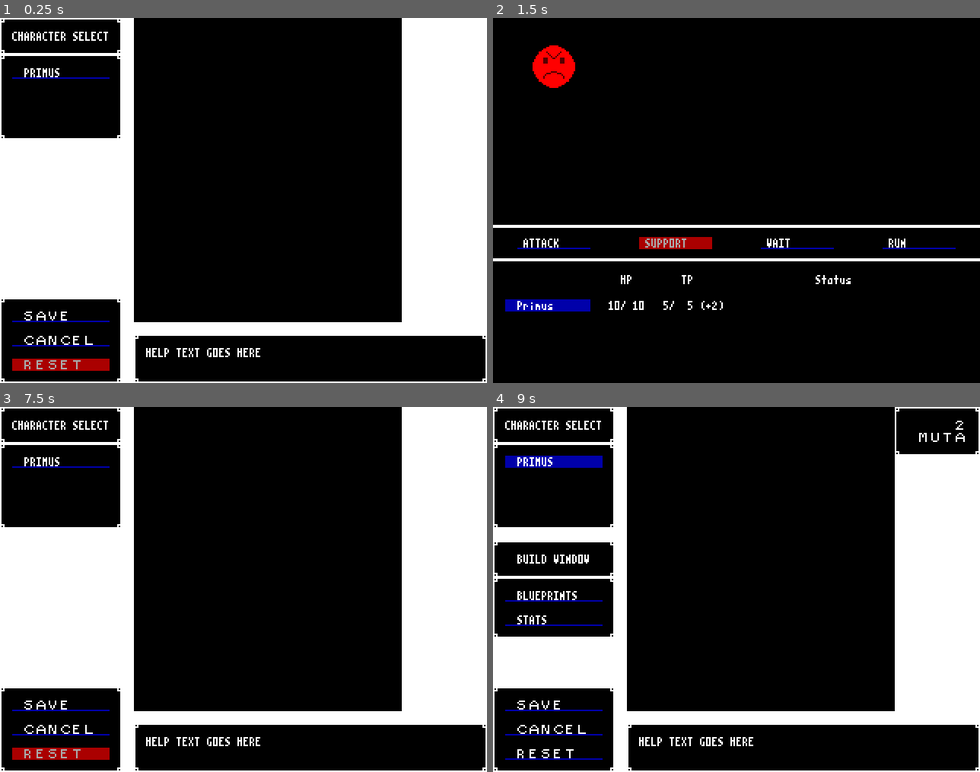
Above: before the commit, frames 1-4 (two rows, left to right).
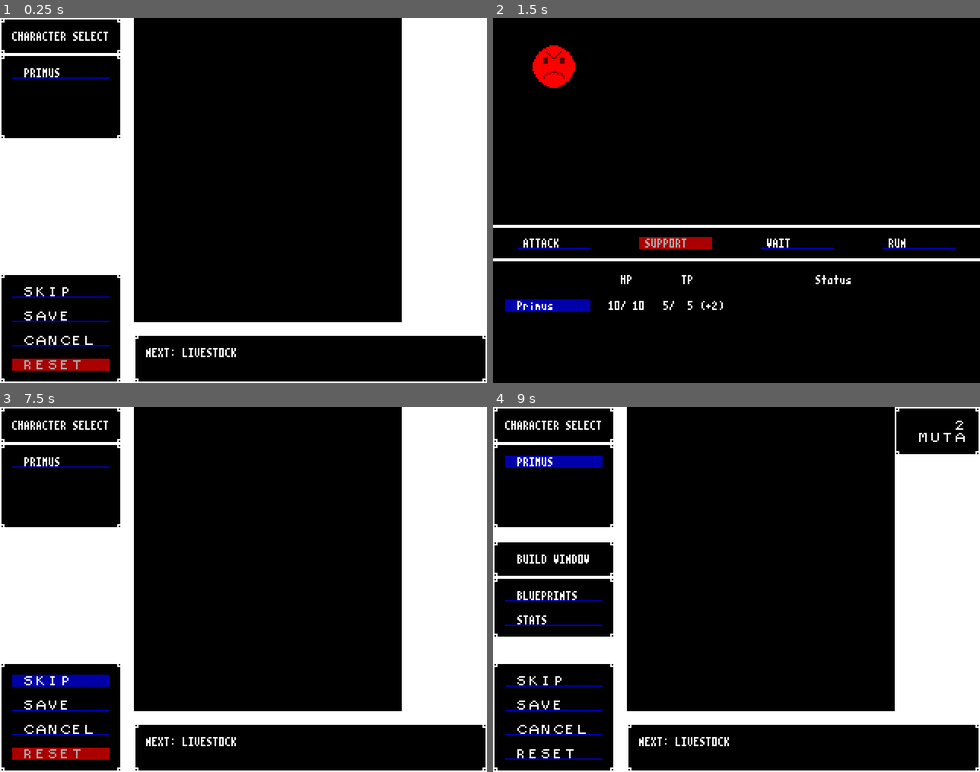
Above: after the commit, the same moments.

Repository: BeamBrain1/Morphose
Game: Godot game, scene res://Scenes/Global/root.tscn
Two runs of this game, one before a commit and one after it. Both use one fixed random seed, a clock stepped at 60 frames per second and the inputs below.
Inputs (mouse positions are in pixels of both pictures, inside the frame that each line leads up to):
- Up to frame 1 (0.25 s): no input
- Up to frame 2 (1.5 s): click "CANCEL" at 0.5 s; tap Enter at 1.25 s; move the mouse to (843, 182) at 1.27 s; click (843, 182) at 1.35 s
- Up to frame 3 (7.5 s): click "ATTACK" at 2 s; click "WAIT" at 2.75 s; tap Space at 3.5, 5.75 s; move the mouse to (146, 607) at 3.52 s; click (146, 607) at 3.6 s; tap Enter at 4.25 s; move the mouse to (292, 509) at 4.27 s; click (292, 509) at 4.35 s; click "RUN" at 5 s; move the mouse to (219, 662) at 5.77 s; click (219, 662) at 5.85 s; click "Prepare For Next Battle" at 6.5 s; click (58, 680) at 7.25 s, where only the run after the commit has a clickable "SKIP"
- Up to frame 4 (9 s): click (551, 680) at 8 s, where only the run after the commit has a clickable "SKIP"; click "PRIMUS" at 8.75 s

The runs differ from the first frame. In frame 1, 1.8% of the frame differs, in the area x 0-54%, y 70-93%; in frame 2, nothing differs; in frame 3, 1.8%; in frame 4, 1.8%.
Error after the commit: Invalid type in function 'getEncounterBioEnergyValue' in base 'Node (EncounterTable.gd)'. Cannot convert argument 1 from int to Array. (res://Scenes/Global/roo…

Commit message:
daily update

Diff:
--- a/Scenes/Battle/Combatant.gd
+++ b/Scenes/Battle/Combatant.gd
@@ -9,6 +9,8 @@
 const MAX_STATUS_EFFECT_STACKS: int = 5
 const BASE_ACCURACY = 80
 const BASE_CRIT_RATE = 5
+
+const STATUS_STACK_DEFAULT_MULTIPLIER: float = 0.2
 
 var name: String = "[NO DATA]"
 var max_hp: int = 1
@@ -107,23 +109,23 @@
 
 
 func getStatusEffectAdjustedAttack() -> int:
-	return floori(attack * (1 + sharpened_stacks * 0.15))
+	return floori(attack * (1 + sharpened_stacks * STATUS_STACK_DEFAULT_MULTIPLIER))
 
 
 func getStatusEffectAdjustedDefense() -> int:
-	return floori(defense * (1 + hardened_stacks * 0.15))
+	return floori(defense * (1 + hardened_stacks * STATUS_STACK_DEFAULT_MULTIPLIER))
 
 
 func getStatusEffectAdjustedSenses() -> int:
-	return floori(senses * (1 + keen_stacks * 0.15))
+	return floori(senses * (1 + keen_stacks * STATUS_STACK_DEFAULT_MULTIPLIER))
 
 
 func getStatusEffectAdjustedSpeed() -> int:
-	return floori(speed * (1 + energized_stacks * 0.15))
+	return floori(speed * (1 + energized_stacks * STATUS_STACK_DEFAULT_MULTIPLIER))
 
 
 func getStatusEffectAdjustedTPRegen() -> int:
-	return maxi(0, ceili((0.15 * focused_stacks + 1) * getBaseTPRegen()))
+	return maxi(0, ceili((STATUS_STACK_DEFAULT_MULTIPLIER * focused_stacks + 1) * getBaseTPRegen()))
 
 
 func getBaseTPRegen() -> int:
--- a/Scenes/Battle/EnemyCombatant.gd
+++ b/Scenes/Battle/EnemyCombatant.gd
@@ -1,5 +1,7 @@
 class_name EnemyCombatant
 extends Combatant
+
+var base_type: EnemyType
 
 const BASE_BIO_ENERGY_REWARD = 10
 
@@ -13,6 +15,7 @@
 	defense = enemy_type.defense
 	senses = enemy_type.senses
 	speed = enemy_type.speed
+	base_type = enemy_type
 
 	blueprints_attack = enemy_type.blueprints_attack
 	blueprints_support = enemy_type.blueprints_support
@@ -22,24 +25,7 @@
 # Determines how much bio-energy this combatant awards upon defeat
 # Determined by combined stats and value of installed blueprints
 func getBioEnergyReward() -> int:
-	var blueprint_value: int = mostExpensiveBlueprintValue()
-
-	var stat_average: int = (max_hp + max_tp) / 4
-
-	for stat in [GlobalProgramData.COMBAT_STAT.ATTACK, GlobalProgramData.COMBAT_STAT.DEFENSE, GlobalProgramData.COMBAT_STAT.SENSES, GlobalProgramData.COMBAT_STAT.SPEED]:
-		stat_average += getStatFromEnumType(stat)
-
-	stat_average /= 6
-
-	var stat_value = 0
-
-	for i in range(stat_average):
-		stat_value += i
-
-	stat_value *= 6
-
-	return BASE_BIO_ENERGY_REWARD + ceili(float(stat_value + blueprint_value)) / 4	# Temporary formula for current build
-	#return maxi(1, ceili(float(stat_value + blueprint_value)) / 4)
+	return base_type.getBioEnergyValue()
 
 
 func getStatFromEnumType(stat: GlobalProgramData.COMBAT_STAT) -> int:
--- a/Scenes/CharBuild/UI/WindowBase.tscn
+++ b/Scenes/CharBuild/UI/WindowBase.tscn
@@ -127,17 +127,38 @@
 text = "  STATS"
 
 [node name="DialogExitScreen" parent="." unique_id=1274019551 instance=ExtResource("1_q8est")]
-offset_top = 184.0
+offset_top = 168.0
 offset_right = 80.0
 offset_bottom = 240.0
 expand_programmatically = false
 
+[node name="ButtonSkip" type="Button" parent="DialogExitScreen" unique_id=1251604811]
+layout_mode = 0
+offset_left = 8.0
+offset_top = 8.0
+offset_right = 72.0
+offset_bottom = 16.0
+theme = SubResource("Theme_ba66s")
+theme_override_colors/font_color = Color(1, 1, 1, 1)
+theme_override_colors/font_focus_color = Color(1, 1, 1, 1)
+theme_override_colors/font_hover_color = Color(1, 1, 1, 1)
+theme_override_colors/font_disabled_color = Color(0.6666667, 0.6666667, 0.6666667, 1)
+theme_override_fonts/font = ExtResource("6_0s7e1")
+theme_override_font_sizes/font_size = 8
+theme_override_styles/normal = SubResource("StyleBoxTexture_y1m00")
+theme_override_styles/pressed = ExtResource("8_f4qa5")
+theme_override_styles/hover = ExtResource("9_gkk13")
+theme_override_styles/disabled = ExtResource("10_jrur7")
+theme_override_styles/focus = SubResource("StyleBoxEmpty_5pkbu")
+text = " SKIP"
+alignment = 0
+
 [node name="ButtonSave" type="Button" parent="DialogExitScreen" unique_id=374946045]
 layout_mode = 0
 offset_left = 8.0
-offset_top = 8.0
-offset_right = 72.0
-offset_bottom = 16.0
+offset_top = 24.0
+offset_right = 72.0
+offset_bottom = 32.0
 theme = SubResource("Theme_ba66s")
 theme_override_colors/font_color = Color(1, 1, 1, 1)
 theme_override_colors/font_focus_color = Color(1, 1, 1, 1)
@@ -156,9 +177,9 @@
 [node name="ButtonCancel" type="Button" parent="DialogExitScreen" unique_id=21503095]
 layout_mode = 0
 offset_left = 8.0
-offset_top = 24.0
-offset_right = 72.0
-offset_bottom = 32.0
+offset_top = 40.0
+offset_right = 72.0
+offset_bottom = 48.0
 theme = SubResource("Theme_ba66s")
 theme_override_colors/font_color = Color(1, 1, 1, 1)
 theme_override_colors/font_focus_color = Color(1, 1, 1, 1)
@@ -178,9 +199,9 @@
 [node name="ButtonReset" type="Button" parent="DialogExitScreen" unique_id=341952657]
 layout_mode = 0
 offset_left = 8.0
-offset_top = 40.0
-offset_right = 72.0
-offset_bottom = 48.0
+offset_top = 56.0
+offset_right = 72.0
+offset_bottom = 64.0
 theme = SubResource("Theme_ba66s")
 theme_override_colors/font_color = Color(1, 1, 1, 1)
 theme_override_colors/font_focus_color = Color(1, 1, 1, 1)
@@ -204,21 +225,22 @@
 expand_programmatically = false
 
 [node name="LabelHelpText" type="Label" parent="DialogInfoPanel" unique_id=972219502]
-layout_mode = 0
-offset_left = 8.0
-offset_top = 8.0
-offset_right = 312.0
+visible = false
+layout_mode = 0
+offset_left = 8.0
+offset_top = 8.0
+offset_right = 224.0
 offset_bottom = 24.0
 theme_override_fonts/font = ExtResource("2_h8fae")
 theme_override_font_sizes/font_size = 8
-text = "HELP TEXT GOES HERE"
+text = "NEXT: "
 label_settings = ExtResource("3_vqe4v")
 autowrap_mode = 2
 
 [node name="Separator2" type="ColorRect" parent="." unique_id=270115455]
 offset_top = 152.0
 offset_right = 80.0
-offset_bottom = 184.0
+offset_bottom = 168.0
 
 [node name="Separator3" type="ColorRect" parent="." unique_id=1426432161]
 offset_left = 80.0
@@ -257,6 +279,7 @@
 
 [connection signal="tab_selected" from="DialogCharacterSelect/Body/TabHeaderList" to="." method="tabSelectedCharacter"]
 [connection signal="tab_selected" from="DialogBuildWindow/Body/TabHeaderList" to="." method="tabSelectedWindow"]
+[connection signal="pressed" from="DialogExitScreen/ButtonSkip" to="." method="_on_button_skip_pressed"]
 [connection signal="pressed" from="DialogExitScreen/ButtonSave" to="." method="_on_button_save_pressed"]
 [connection signal="pressed" from="DialogExitScreen/ButtonCancel" to="." method="_on_button_cancel_pressed"]
 [connection signal="pressed" from="DialogExitScreen/ButtonReset" to="." method="_on_button_reset_pressed"]
--- a/Scenes/CharBuild/UI/window_base.gd
+++ b/Scenes/CharBuild/UI/window_base.gd
@@ -2,9 +2,14 @@
 
 signal tab_selected_window
 signal tab_selected_character
+signal skip
 signal reset
 signal save
 signal cancel
+
+
+func _ready() -> void:
+	$DialogInfoPanel.displayText("NEXT: " + nextBattleEnemyList())
 
 
 func loadPartyMemberList(list: Array[PartyMember]) -> void:
@@ -34,3 +39,16 @@
 
 func _on_button_cancel_pressed() -> void:
 	emit_signal("cancel")
+
+
+func _on_button_skip_pressed() -> void:
+	emit_signal("skip")
+
+
+func nextBattleEnemyList() -> String:
+	var result: String = ""
+	for enemy in ActiveSaveData.getNextBattle():
+		if result != "":
+			result += " "
+		result += enemy.name.to_upper()
+	return result
--- a/Scenes/Controllers/ControllerBattle.gd
+++ b/Scenes/Controllers/ControllerBattle.gd
@@ -76,7 +76,6 @@
 func battleWon() -> void:
 	$BattleMessageDisplay.pushBattleMessage("You win!\nReceived " + str(victoryMuta()) + " Muta. Build your party up for the next battle!")
 	ActiveSaveData.awardMuta(victoryMuta())
-	ActiveSaveData.current_battle += 1
 	battle_won = true
 	await showBattleMessages(true)
 
--- a/Scenes/Controllers/ControllerBuildCharacter.tscn
+++ b/Scenes/Controllers/ControllerBuildCharacter.tscn
@@ -25,6 +25,7 @@
 [connection signal="cancel" from="WindowBase" to="." method="cancel"]
 [connection signal="reset" from="WindowBase" to="." method="resetActiveCharacter"]
 [connection signal="save" from="WindowBase" to="." method="save"]
+[connection signal="skip" from="WindowBase" to="." method="_on_window_base_skip"]
 [connection signal="tab_selected_character" from="WindowBase" to="." method="partyMemberTabSelected"]
 [connection signal="tab_selected_window" from="WindowBase" to="." method="buildWindowSelected"]
 [connection signal="blueprint_lists_modified" from="WindowBlueprintManager" to="." method="updateAllDisplays"]
--- a/Scenes/Controllers/controller_build_character.gd
+++ b/Scenes/Controllers/controller_build_character.gd
@@ -105,3 +105,8 @@
 
 func cancel() -> void:
 	root.setActiveController("Battle")
+
+
+# Skip upcoming battle
+func _on_window_base_skip() -> void:
+	root.skipBattle()
--- a/Scenes/Global/ActiveSaveData.gd
+++ b/Scenes/Global/ActiveSaveData.gd
@@ -24,3 +24,7 @@
 static func awardMuta(muta: int) -> void:
 	for member in party_members:
 		member.bio_energy += muta
+
+
+static func getNextBattle() -> Array:
+	return EncounterTable.getEncounterAtIndex(current_battle)
--- a/Scenes/Global/Constructs/EnemyType.gd
+++ b/Scenes/Global/Constructs/EnemyType.gd
@@ -1,2 +1,34 @@
 class_name EnemyType
 extends Morphose
+
+const BASE_BIO_ENERGY_REWARD: int = 10
+
+# Return the Muta value of the enemy upon its defeat
+func getBioEnergyValue() -> int:
+	var blueprint_value: int = mostExpensiveBlueprintValue()
+
+	var stat_average: int = (hp + tech_points) / 4
+
+	for stat in [GlobalProgramData.COMBAT_STAT.ATTACK, GlobalProgramData.COMBAT_STAT.DEFENSE, GlobalProgramData.COMBAT_STAT.SENSES, GlobalProgramData.COMBAT_STAT.SPEED]:
+		stat_average += getStatFromEnumType(stat)
+
+	stat_average /= 6
+
+	var stat_value = 0
+
+	for i in range(stat_average):
+		stat_value += i
+
+	stat_value *= 6
+
+	return BASE_BIO_ENERGY_REWARD + ceili(float(stat_value + blueprint_value)) / 4	# Temporary formula for current build
+	#return maxi(1, ceili(float(stat_value + blueprint_value)) / 4)
+
+
+func mostExpensiveBlueprintValue() -> int:
+	var result: int = 0
+	for blueprint in allBlueprints():
+		if blueprint.bio_energy_cost > result:
+			result = blueprint.bio_energy_cost
+
+	return result
--- a/Scenes/Global/Constructs/Morphose.gd
+++ b/Scenes/Global/Constructs/Morphose.gd
@@ -40,3 +40,32 @@
 
 func installBlueprintByNameAndTier(bp_name: String, bp_tier: int) -> void:
 	installBlueprint(Blueprint.getBlueprintFromGlobalList(bp_name, bp_tier))
+
+
+func getStatFromEnumType(stat: GlobalProgramData.COMBAT_STAT) -> int:
+	if stat == GlobalProgramData.COMBAT_STAT.HP:
+		return hp
+	if stat == GlobalProgramData.COMBAT_STAT.ATTACK:
+		return attack
+	if stat == GlobalProgramData.COMBAT_STAT.DEFENSE:
+		return defense
+	if stat == GlobalProgramData.COMBAT_STAT.SENSES:
+		return senses
+	if stat == GlobalProgramData.COMBAT_STAT.SPEED:
+		return speed
+	if stat == GlobalProgramData.COMBAT_STAT.TECH_POINTS:
+		return tech_points
+	push_error("Unrecognized stat: " + str(stat))
+	return 0
+
+
+# Returns a list of all blueprints installed for this character
+func allBlueprints() -> Array:
+	var result = []
+	for blueprint in blueprints_attack:
+		result.append(blueprint)
+	for blueprint in blueprints_support:
+		result.append(blueprint)
+	for blueprint in blueprints_passive:
+		result.append(blueprint)
+	return result
--- a/Scenes/Global/Tables/EncounterTable.gd
+++ b/Scenes/Global/Tables/EncounterTable.gd
@@ -44,3 +44,10 @@
 # Mostly used for brevity. Get enemy by name
 static func enemy(name_in: String) -> EnemyType:
 	return EnemyTable.getEnemyByName(name_in)
+
+
+static func getEncounterBioEnergyValue(encounter: Array) -> int:
+	var result = 0
+	for enemy in encounter:
+		result += enemy.getBioEnergyValue()
+	return result
--- a/Scenes/Global/Tables/EnemyTable.gd
+++ b/Scenes/Global/Tables/EnemyTable.gd
@@ -11,6 +11,7 @@
 
 	table = {}
 
+	### FACTORY ###
 	var current_enemy = EnemyType.new()
 	current_enemy.name = "Livestock"
 	current_enemy.hp = 10
@@ -48,13 +49,14 @@
 	current_enemy.hp = 80
 	current_enemy.tech_points = 10
 	current_enemy.attack = 12
-	current_enemy.defense = 7
+	current_enemy.defense = 8
 	current_enemy.senses = 10
 	current_enemy.speed = 8
 	current_enemy.installBlueprintByNameAndTier("Claw", 1)
 	current_enemy.installBlueprintByNameAndTier("Hammer", 1)
 	addEnemyToTable(current_enemy)
 
+	### EARLY OVERWORLD ###
 	current_enemy = EnemyType.new()
 	current_enemy.name = "Darter"
 	current_enemy.hp = 10
@@ -91,24 +93,25 @@
 	current_enemy.installBlueprintByNameAndTier("Acid Spit", 1)
 	addEnemyToTable(current_enemy)
 
+	### CITY ###
 	current_enemy = EnemyType.new()
 	current_enemy.name = "Pyroid"
-	current_enemy.hp = 25
+	current_enemy.hp = 30
 	current_enemy.tech_points = 15
 	current_enemy.attack = 5
 	current_enemy.defense = 8
-	current_enemy.senses = 12
-	current_enemy.speed = 16
+	current_enemy.senses = 15
+	current_enemy.speed = 18
 	current_enemy.installBlueprintByNameAndTier("Flamejet", 1)
 	current_enemy.installBlueprintByNameAndTier("Napalm", 1)
 	addEnemyToTable(current_enemy)
 
 	current_enemy = EnemyType.new()
 	current_enemy.name = "Brute"
-	current_enemy.hp = 40
+	current_enemy.hp = 50
 	current_enemy.tech_points = 20
-	current_enemy.attack = 10
-	current_enemy.defense = 10
+	current_enemy.attack = 14
+	current_enemy.defense = 12
 	current_enemy.senses = 10
 	current_enemy.speed = 10
 	current_enemy.installBlueprintByNameAndTier("Chaingun", 1)
@@ -117,16 +120,43 @@
 
 	current_enemy = EnemyType.new()
 	current_enemy.name = "Gang Boss"
-	current_enemy.hp = 120
+	current_enemy.hp = 150
 	current_enemy.tech_points = 30
-	current_enemy.attack = 13
-	current_enemy.defense = 12
+	current_enemy.attack = 16
+	current_enemy.defense = 25
 	current_enemy.senses = 10
-	current_enemy.speed = 10
+	current_enemy.speed = 14
 	current_enemy.installBlueprintByNameAndTier("Claw", 1)
 	current_enemy.installBlueprintByNameAndTier("Chaingun", 1)
 	current_enemy.installBlueprintByNameAndTier("Flechets", 1)
 	addEnemyToTable(current_enemy)
+
+	### SKELETON FOREST ###
+	# This section will teach the importance of crowd control
+
+	### EASTERN PLAINS ###
+
+	### SPACE CENTER ###
+
+	### MOUNTAIN OVERWORLD ###
+
+	### MOUNTAIN ###
+
+	### MISSILE SILO ###
+
+	### CANYON OVERWORLD ###
+
+	### CANYON ###
+
+	### MILITARY BASE ###
+
+	### SEASIDE OVERWORLD ###
+
+	### SEAFLOOR ###
+
+	### LAB ###
+
+	### ZENITH ###
 
 
 static func getEnemyByName(name_in: String) -> EnemyType:
--- a/Scenes/Global/root.gd
+++ b/Scenes/Global/root.gd
@@ -29,14 +29,21 @@
 
 # won_previous: Did we win a previous battle? Used to determine whether to add a new party member
 #	(a party member only gets added the first time we prep for a specific battle number
-func toCharacterBuildScreen(won_previous = false):
+func toCharacterBuildScreen(won_previous = false) -> void:
 	if won_previous:
+		ActiveSaveData.current_battle += 1
 		if ActiveSaveData.current_battle == GlobalProgramData.ADD_DEFECTOR_BEFORE_BATTLE:
 			addDefector()
 		if ActiveSaveData.current_battle == GlobalProgramData.ADD_SCHOLAR_BEFORE_BATTLE:
 			addScholar()
 
 	setActiveController("BuildCharacter")
+
+
+func skipBattle() -> void:
+	var base_muta_value : int = EncounterTable.getEncounterBioEnergyValue(ActiveSaveData.current_battle)
+	ActiveSaveData.awardMuta(ceili(float(base_muta_value) / ActiveSaveData.party_members.size()))
+	toCharacterBuildScreen(true)
 
 
 func loadStartingPartyMembers() -> void:
@@ -77,12 +84,12 @@
 func addScholar():
 	var c3: PartyMember = PartyMember.new()
 	c3.name = PartyMember.PARTY_MEMBER_3_NAME
-	c3.hp = 60
-	c3.tech_points = 35
-	c3.attack = 5
+	c3.hp = 50
+	c3.tech_points = 25
+	c3.attack = 10
 	c3.defense = 15
 	c3.senses = 20
-	c3.speed = 10
+	c3.speed = 15
 	c3.bio_energy = 0
 	c3.discounted_stats = [GlobalProgramData.COMBAT_STAT.HP, GlobalProgramData.COMBAT_STAT.TECH_POINTS, GlobalProgramData.COMBAT_STAT.SENSES]
 
